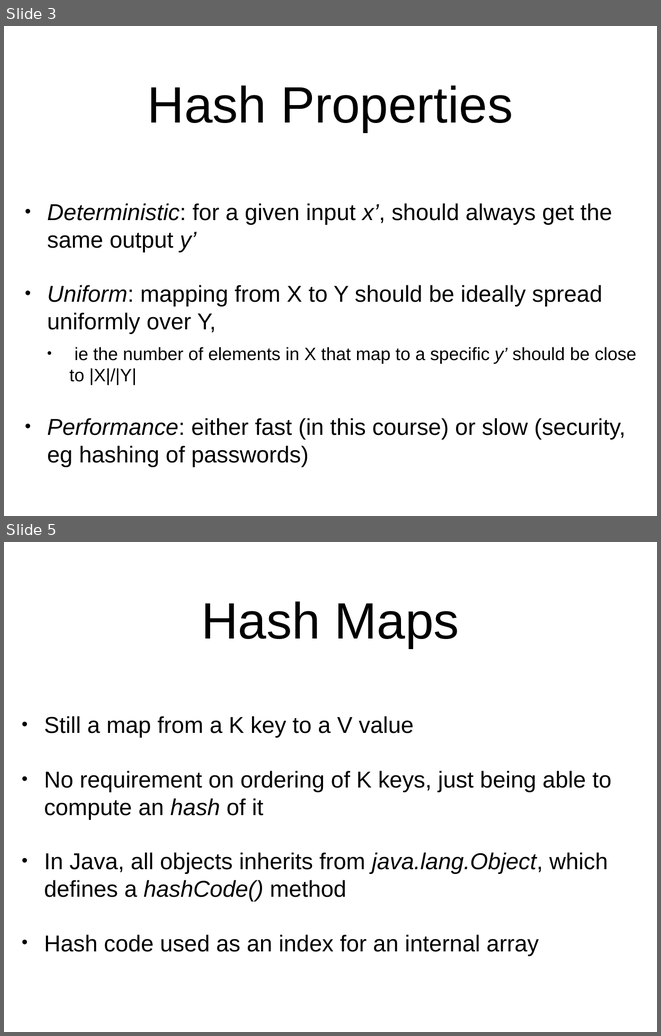
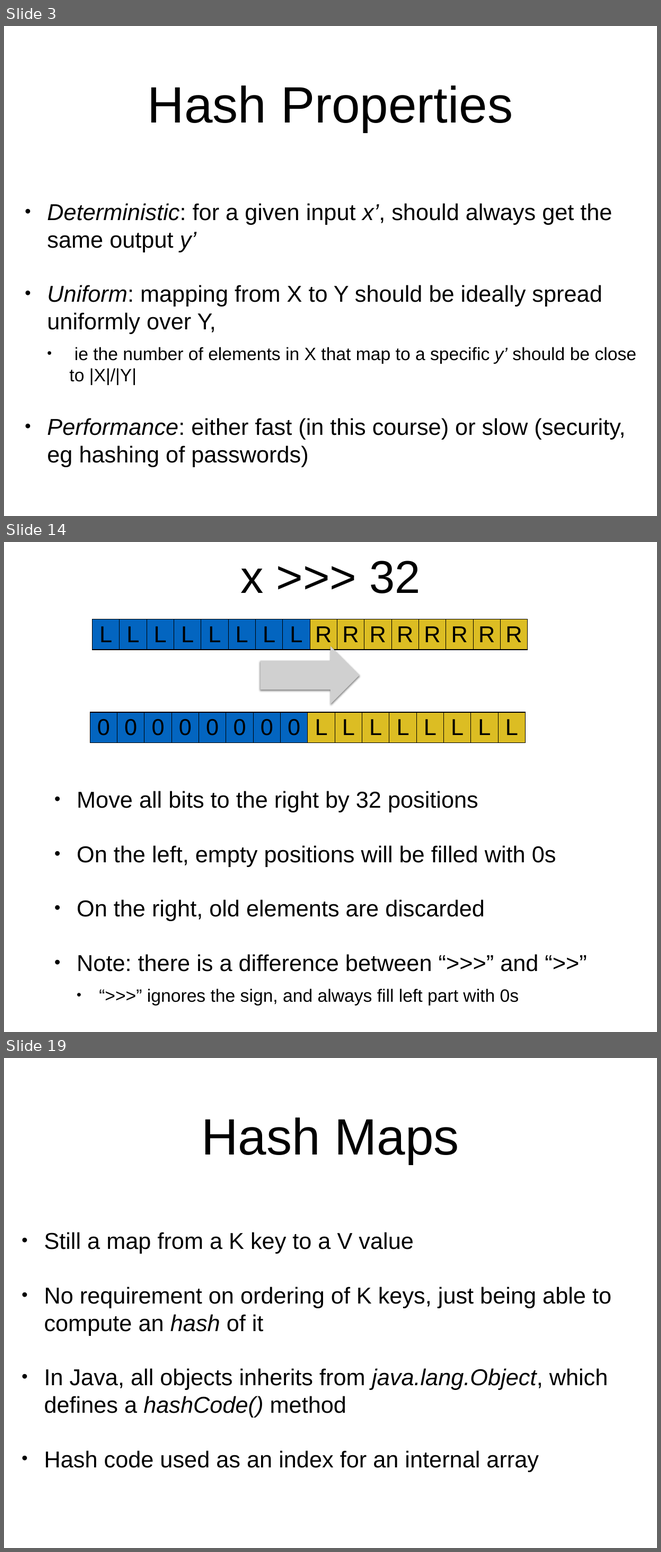
Before and after one commit to arcuri82/algorithms, a slide deck: docs/slides/06/06_hash_maps.pptx. Shown one above the other, each under a label of ours: slides 3 and 5 before the commit, slides 3, 14 and 19 after it; the slides between them are not shown. The pictures are 661x1036 and 661x1552 pixels, drawn with LibreOffice and Linux fonts; fonts in the diff are those of the drawing; grey boxes stand for pictures. Boxes give left, top, right and bottom in pixels: in the first picture for what was removed or moved away, otherwise in the second. Text is boxed around its words. In the diff, an @@ line names an element or a change of style, - is before the commit and + after.

```diff
--- a/docs/slides/06/06_hash_maps.pptx
+++ b/docs/slides/06/06_hash_maps.pptx
@@ slide 14 added at (x1=4, y1=542, x2=657, y2=1032), background #FFFFFF @@
@@ title added at (x1=240, y1=561, x2=420, y2=593), 72 pt, text #000000 @@
+x >>> 32
@@ table added at (x1=92, y1=619, x2=526, y2=644), 1 rows, 16 columns @@
+L | L | L | L | L | L | L | L | R | R | R | R | R | R | R | R
@@ picture added at (x1=261, y1=646, x2=360, y2=704) @@
@@ table added at (x1=90, y1=712, x2=523, y2=738), 1 rows, 16 columns @@
+0 | 0 | 0 | 0 | 0 | 0 | 0 | 0 | L | L | L | L | L | L | L | L
@@ text added at (x1=77, y1=791, x2=556, y2=1005), 36 pt, text #000000 @@
+• Move all bits to the right by 32 positions
+• On the left, empty positions will be filled with 0s
+• On the right, old elements are discarded
+• Note: there is a difference between “>>>” and “>>”
+  • “>>>” ignores the sign, and always fill left part with 0s
@@ what was slide 5 is now slide 19 @@
```
Also in this commit, not shown: 5 slides changed, 18 other slides added, 9 other files.
